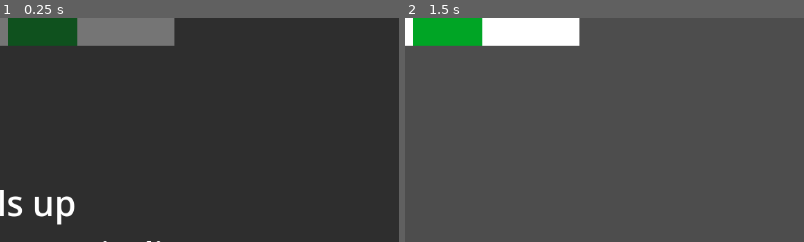
Above: before the commit, frames 1-2 (left to right).
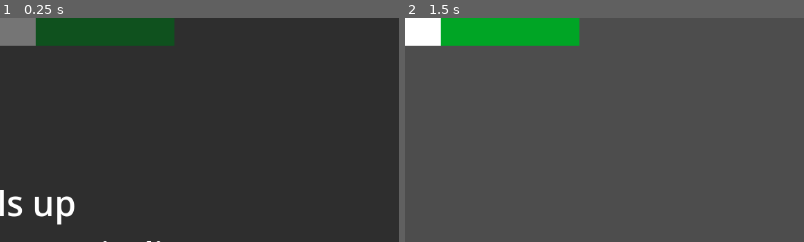
Above: after the commit, the same moments.

Repository: the-real-ronji/MiniJameGam50
Game: Godot game, scene res://Scenes/prep_phase.tscn
Two runs of this game, one before a commit and one after it. Both use one fixed random seed, a clock stepped at 60 frames per second and the inputs below. This scene is started directly instead of the project's main scene.
Inputs (mouse positions are % of the whole screen's width and height, from its top left):
- Up to frame 1 (0.25 s): no input
- Up to frame 2 (1.5 s): tap Space at 0.5, 1.25 s; move the mouse to (72, 45) at 0.52 s; tap A (a) at 0.6 s; click (72, 45) at 0.67 s; tap Enter (ui_accept) at 0.77 s; tap D (d) at 0.8 s; drag from (30, 55) to (45, 70) at 1.27 s
The pictures show only the part of the screen within x 13-63%, y 0-50%; the shares and areas given below are measured in that part.

The runs differ from the first frame. In frame 1, 3.9% of the frame differs, in the area x 2-44%, y 0-13%; in frame 2, 3.9%.

Commit message:
MIAN MENU

Diff:
--- a/Scripts/prep_phase.gd
+++ b/Scripts/prep_phase.gd
@@ -15,11 +15,11 @@
 var timing_started := false
 
 # --- Timing config ---
-@export var total_time: float = 3.0      # full bar duration (seconds)
+@export var total_time: float = 1.0      # full bar duration (seconds)
 
 # success window as FRACTIONS of total_time (0–1)
-@export_range(0.0, 1.0) var min_fraction := 0.4
-@export_range(0.0, 1.0) var max_fraction := 0.65
+@export_range(0.0, 1.0) var min_fraction := 0.5
+@export_range(0.0, 1.0) var max_fraction := 1.0
 
 
 func _ready() -> void:
--- /dev/null
+++ b/scenes/main_menu.tscn
@@ -0,0 +1,53 @@
+[gd_scene format=3 uid="uid://cjc0figtkijt3"]
+
+[node name="MainMenu" type="Control"]
+layout_mode = 3
+anchors_preset = 15
+anchor_right = 1.0
+anchor_bottom = 1.0
+grow_horizontal = 2
+grow_vertical = 2
+
+[node name="TextureRect" type="TextureRect" parent="."]
+layout_mode = 1
+anchors_preset = 15
+anchor_right = 1.0
+anchor_bottom = 1.0
+grow_horizontal = 2
+grow_vertical = 2
+
+[node name="VBoxContainer" type="VBoxContainer" parent="."]
+layout_mode = 1
+anchors_preset = 8
+anchor_left = 0.5
+anchor_top = 0.5
+anchor_right = 0.5
+anchor_bottom = 0.5
+offset_left = -338.0
+offset_top = -181.0
+offset_right = 338.0
+offset_bottom = 181.0
+grow_horizontal = 2
+grow_vertical = 2
+
+[node name="GameName" type="Label" parent="VBoxContainer"]
+layout_mode = 2
+theme_override_font_sizes/font_size = 64
+text = "GAME NAME"
+horizontal_alignment = 1
+
+[node name="space" type="Label" parent="VBoxContainer"]
+layout_mode = 2
+
+[node name="Play" type="Button" parent="VBoxContainer"]
+layout_mode = 2
+theme_override_font_sizes/font_size = 32
+text = "PLAY"
+
+[node name="space2" type="Label" parent="VBoxContainer"]
+layout_mode = 2
+
+[node name="Quit" type="Button" parent="VBoxContainer"]
+layout_mode = 2
+theme_override_font_sizes/font_size = 32
+text = "QUIT"
